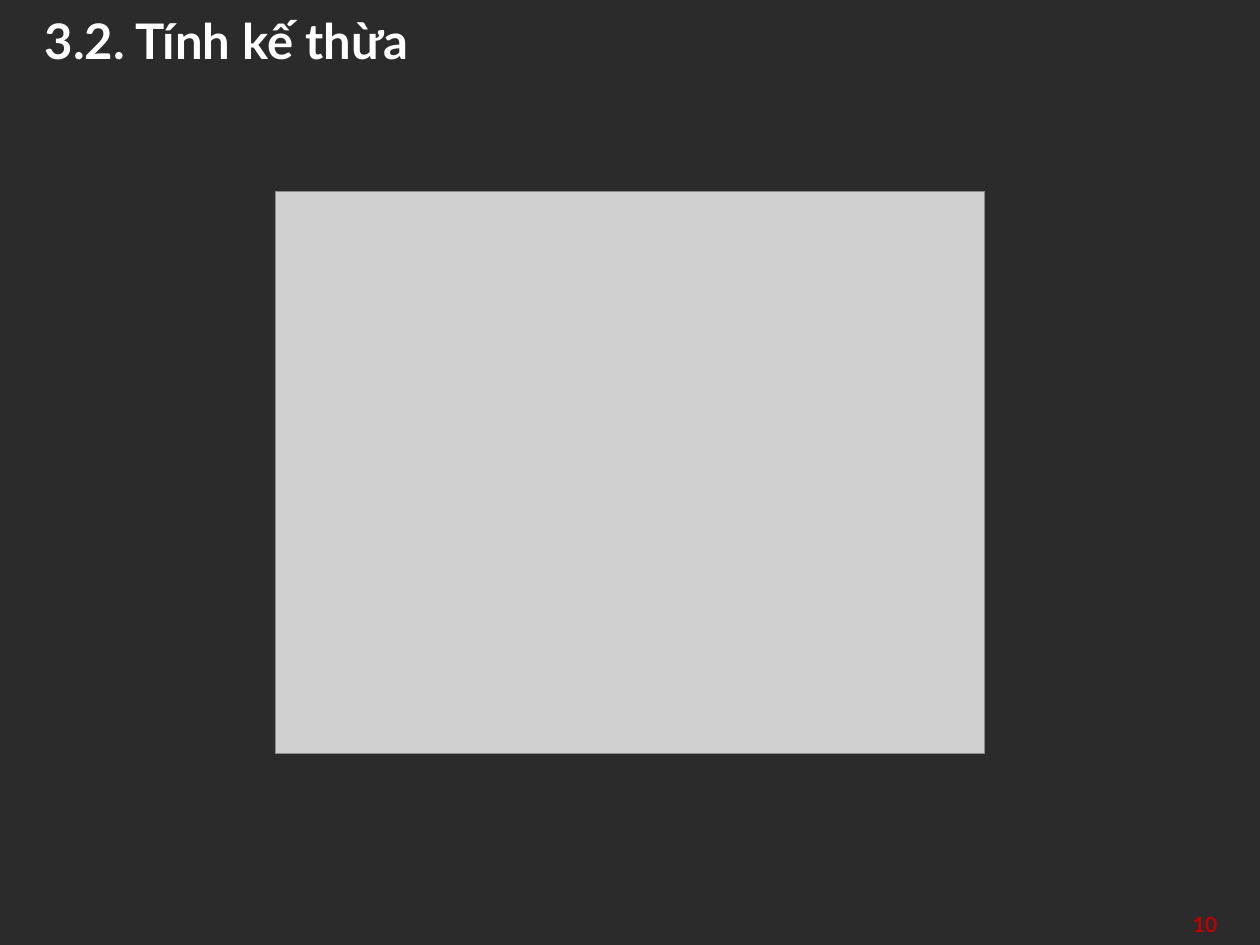
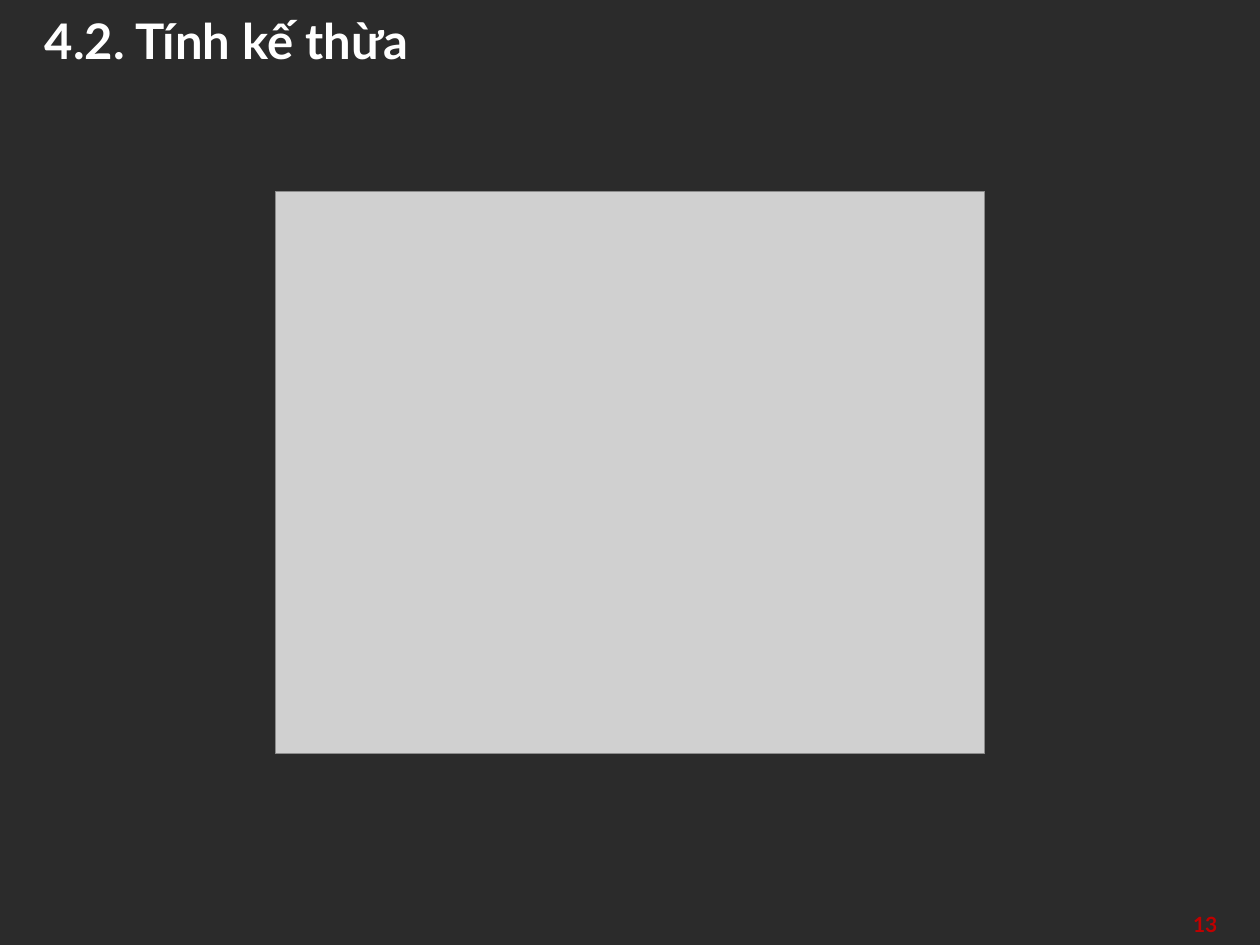
Before and after one commit to hkgkhanh/OOP-Final-Project, a slide deck: slide 13 of report/slide.pptx (slide 10 before the commit). Drawn at 1260x945 pixels with LibreOffice and Linux fonts; fonts in the diff are those of the drawing; grey boxes stand for pictures; background and template pictures are left out; a plain dark background stands for a picture behind light text. Boxes give left, top, right and bottom in pixels: in the first picture for what was removed or moved away, otherwise in the second. Text is boxed around its words. In the diff, an @@ line names an element or a change of style, - is before the commit and + after.

```diff
--- a/report/slide.pptx
+++ b/report/slide.pptx
@@ title at (45,20,408,60): text changed @@
-3.2. Tính kế thừa
+4.2. Tính kế thừa
@@ page number at (1193,916,1217,932): text changed @@
-10
+13
```
Also in this commit, not shown: 6 other slides changed, 1 slide added.
